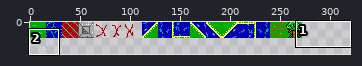
File history of a sprite sheet, assets/bg_16x16.png. The picture above shows the old version from afar; the outline marks the close-up.
Close-up. First the earlier version:
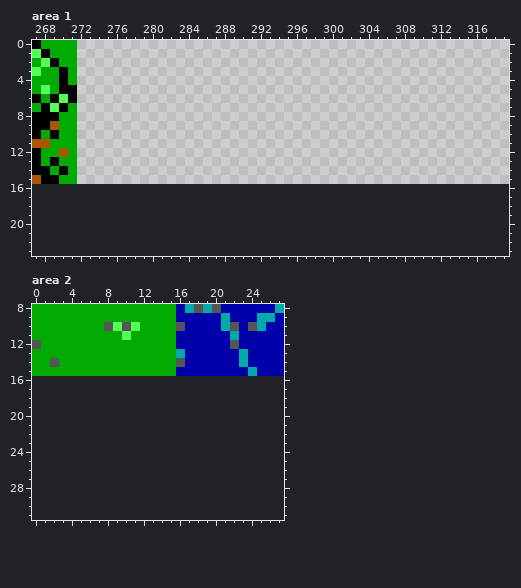
The file is 320x16 pixels. Shown: area 1: x 267..319, y 0..23; area 2: x 0..27, y 8..31. The old version is drawn lined up with the new one, on the new canvas.
After:
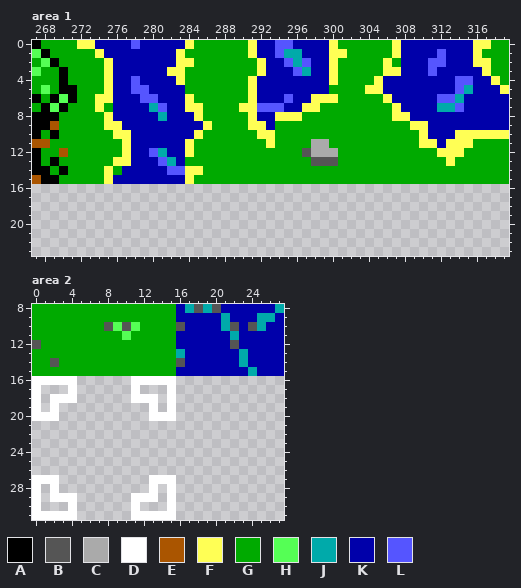
Palette (. is transparent): A #000000  B #555555  C #aaaaaa  D #ffffff  E #aa5500  F #ffff55  G #00aa00  H #55ff55  J #00aaaa  K #0000aa  L #5555ff
What changed:
canvas 320x16 -> 320x32
Changed rows in their new state; - is an unchanged pixel.
Area 1:
first column x 272:
 0 FFKKKKLKKKKKFGGGGGGFKKLLKKKKFGGGGGGFKKKKKKKKFFGG
 1 GGFKKKKKKKKFGGGGGGGFKKLJJKKKFFGGGGGFKKKKLKKKFGGG
 2 GGGFKKKKKKKFFGGGGGGGFKKLJLKKFGGGGGFGKKKLLKKKFFGG
 3 GGGFKKKKKKFFGGGGGGGGFKKKLJKKFGGGGGFFKKKLKKKKKFGG
 4 GGGFKKLKKKKFGGGGGGGFKKKKKKKKFGGGGFKKKKKKKKLLKKFG
 5 GGGFKKLLKKKKGGGGGGGFKKKKKKKKGGGGFFKKKKKKKKLJKKKF
 6 GGFFKKKLLKKKFGGGGGGFKKKLKKFFFGGGGGFKKKKKLLJKKKKK
 7 GGFGKKKKJLKKFFGGGGFFLLLKKFFGGGGGGGGFKKKKJJLKKKKK
 8 GGGFKKKKKJKKKFGGGGGFKKFFFGGGGGGGGGGFFKKKKKKKKKKK
 9 GGGFFKKKKKKKKKFGGGGFFKGGGGGGGGGGGGGGGFFKKKKKKKKK
10 GGGGFFKKKKKKKFGGGGGGFFGGGGGGGGGGGGGGGGFKKKFFFFFF
11 GGGGGFKKKKKKFGGGGGGGGFGGGGCCGGGGGGGGGGFFKFFFGGGG
12 GGGGGFKKLJKKFGGGGGGGGGGGGBCCCGGGGGGGGGGGFFFGGGGG
13 GGGGFFKKKLJKGGGGGGGGGGGGGGBBBGGGGGGGGGGGGFGGGGGG
14 GGGFGKKKKKLLFFGGGGGGGGGGGGGGGGGGGGGGGGGGGGGGGGGG
15 GGGFKKKKKKKKFGGGGGGGGGGGGGGGGGGGGGGGGGGGGGGGGGGG
Area 2:
first column x 0:
16 DDDDD------DDDDD
17 D---D------D---D
18 D-DDD------DDD-D
19 D-D----------D-D
20 DDD----------DDD
first column x 0:
27 DDD----------DDD
28 D-D----------D-D
29 D-DDD------DDD-D
30 D---D------D---D
31 DDDDD------DDDDD
Where, in picture pixels (left, top, right, bottom), the same in both close-ups:
added: (77, 40, 509, 184)
added: (32, 376, 77, 421)
added: (131, 376, 176, 421)
added: (32, 475, 77, 520)
added: (131, 475, 176, 520)
